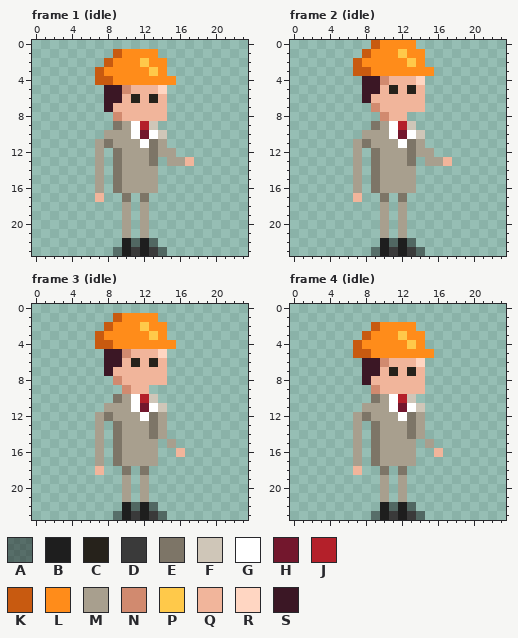
Two versions of one pixel-art file, assets/sprites/Aseprite/engineer.aseprite. The picture above was drawn from the file before the commit.
24x24 pixels, 16 frames. Shown: frame 1 (idle), frame 2 (idle), frame 3 (idle), frame 4 (idle). The commit also changed other frames, which this record leaves out.
Visible layers, top first: "Layer 1", "Layer 2".
Palette (. is transparent): A #0606086f  B #1e1e1e  C #26221b  D #3a3a3a  E #7d7567  F #cfc6b8  G #ffffff  H #73172d  J #b4202a  K #c85a10  L #ff8c1a  M #a89f8e  N #d18a6f  P #ffc94a  Q #f1b59b  R #ffd6c2  S #3b1725
Pixels before, frame 1 (idle), first column x 7:
 1 ..KLLLL....
 2 .KLLLPLL...
 3 KLLLLLPL...
 4 KKLLLLLLL..
 5 .SSNQQQR...
 6 .SSQCQCQ...
 7 .SQQQQQQ...
 8 ..NQQQQQ...
 9 ..EMGJF....
10 .MMMGHGF...
11 MEMMMGEM...
12 M.EMMMEMM..
13 M.EMMME.MMQ
14 M.EMMMM....
15 M.EMMMM....
16 M.EMMMM....
17 Q..E.E.....
18 ...M.M.....
19 ...M.M.....
20 ...M.M.....
21 ...M.M.....
22 ...BABA....
23 ..ABDBDA...
Pixels before, frame 2 (idle), first column x 7:
 0 ..KLLLL....
 1 .KLLLPLL...
 2 KLLLLLPL...
 3 KKLLLLLLL..
 4 .SSNQQQR...
 5 .SSQCQCQ...
 6 .SQQQQQQ...
 7 ..NQQQQQ...
 8 ...NQQ.....
 9 ..EMGJF....
10 .MMMGHGF...
11 MEMMMGEM...
12 M.EMMMEMM..
13 M.EMMME.MMQ
14 M.EMMMM....
15 M.EMMMM....
16 M.EMMMM....
17 Q..E.E.....
18 ...M.M.....
19 ...M.M.....
20 ...M.M.....
21 ...M.M.....
22 ...BABA....
23 ..ABDBDA...
Pixels before, frame 3 (idle), first column x 7:
 1 ..KLLLL...
 2 .KLLLPLL..
 3 KLLLLLPL..
 4 KKLLLLLLL.
 5 .SSNQQQR..
 6 .SSQCQCQ..
 7 .SQQQQQQ..
 8 ..NQQQQQ..
 9 ...NQQ....
10 ..EMGJF...
11 .MMMGHGF..
12 MEMMMGEM..
13 M.EMMMEM..
14 M.EMMMEM..
15 M.EMMMM.M.
16 M.EMMMM..Q
17 M.EMMMM...
18 Q..E.E....
19 ...M.M....
20 ...M.M....
21 ...M.M....
22 ...BABA...
23 ..ABDBDA..
Pixels before, frame 4 (idle), first column x 7:
 2 ..KLLLL...
 3 .KLLLPLL..
 4 KLLLLLPL..
 5 KKLLLLLLL.
 6 .SSNQQQR..
 7 .SSQCQCQ..
 8 .SQQQQQQ..
 9 ..NQQQQQ..
10 ..EMGJF...
11 .MMMGHGF..
12 MEMMMGEM..
13 M.EMMMEM..
14 M.EMMMEM..
15 M.EMMMM.M.
16 M.EMMMM..Q
17 M.EMMMM...
18 Q..E.E....
19 ...M.M....
20 ...M.M....
21 ...M.M....
22 ...BABA...
23 ..ABDBDA..
And afterwards:
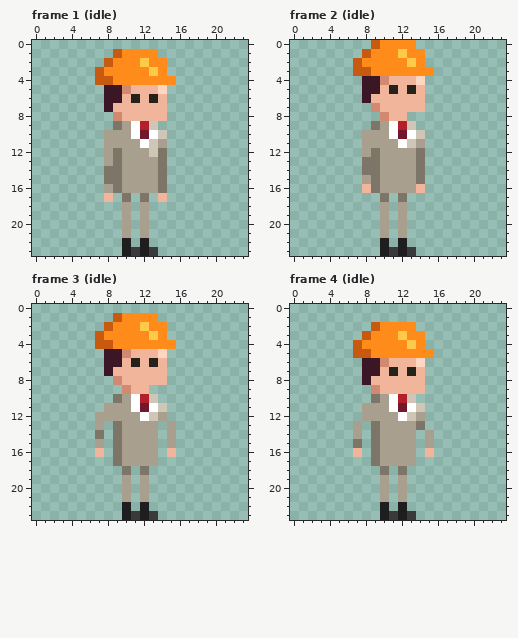
Diff:
layer "Layer 2" now hidden
Frame 1 (idle):
y 11: x 7..8 ME -> .M; x 13 E -> F
y 12: x 7..8 M. -> .M; x 13..15 EMM -> FE.
y 13: x 7..8 M. -> .M; x 13..17 E.MMQ -> ME...
y 14..15: x 7..8 M. -> .E; x 14 . -> E
y 16: x 7..8 M. -> .M; x 14 . -> E
y 17: x 7..8 Q. -> .Q; x 14 . -> Q
y 22: x 11 A -> .; x 13 A -> .
y 23: x 9 A -> .; x 14 A -> .
Frame 2 (idle):
y 11: x 7..8 ME -> .M; x 13 E -> F
y 12: x 7..8 M. -> .M; x 13..15 EMM -> ME.
y 13: x 7..8 M. -> .E; x 13..17 E.MMQ -> ME...
y 14: x 7..8 M. -> .E; x 14 . -> E
y 15: x 7..8 M. -> .M; x 14 . -> E
y 16: x 7..8 M. -> .Q; x 14 . -> Q
y 17: x 7 Q -> .
y 22: x 11 A -> .; x 13 A -> .
y 23: x 9 A -> .; x 14 A -> .
Frame 3 (idle):
y 12: x 8 E -> M; x 13 E -> F
y 13: x 13..15 EM. -> M.M
y 14: x 7 M -> E; x 13..15 EM. -> M.M
y 16: x 7 M -> Q; x 15..16 .Q -> Q.
y 17: x 7 M -> .
y 18: x 7 Q -> .
y 22: x 11 A -> .; x 13 A -> .
y 23: x 9 A -> .; x 14 A -> .
Frame 4 (idle):
y 12: x 7..8 ME -> .M; x 13 E -> F
y 13: x 13..14 EM -> ME
y 14: x 13..15 EM. -> M.M
y 15: x 7 M -> E
y 16: x 7 M -> Q; x 15..16 .Q -> Q.
y 17: x 7 M -> .
y 18: x 7 Q -> .
y 22: x 11 A -> .; x 13 A -> .
y 23: x 9 A -> .; x 14 A -> .
Boxes around the changes in both pictures, in picture pixels (x1, y1, x2, y2):
changed: (95, 139, 113, 202)
changed: (149, 139, 194, 202)
erased: (113, 238, 167, 256)
changed: (353, 139, 371, 202)
changed: (407, 139, 452, 193)
erased: (371, 238, 425, 256)
changed: (95, 412, 185, 520)
changed: (353, 412, 443, 520)
